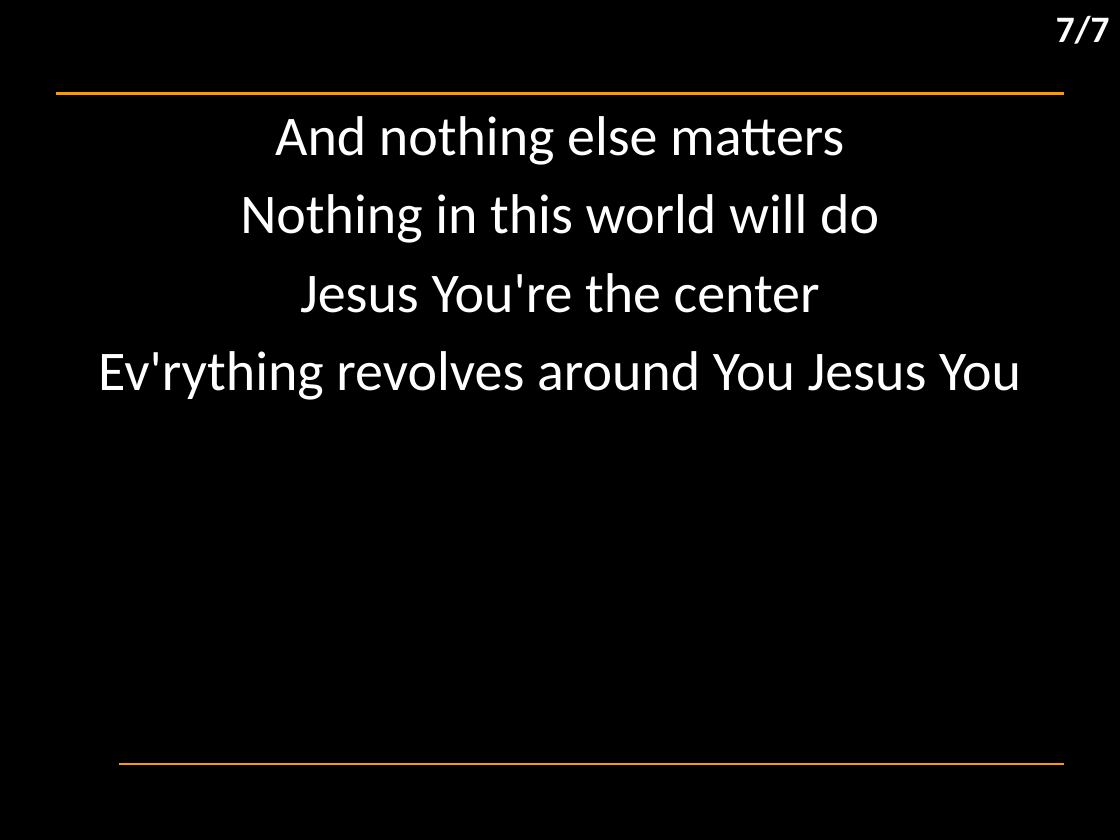
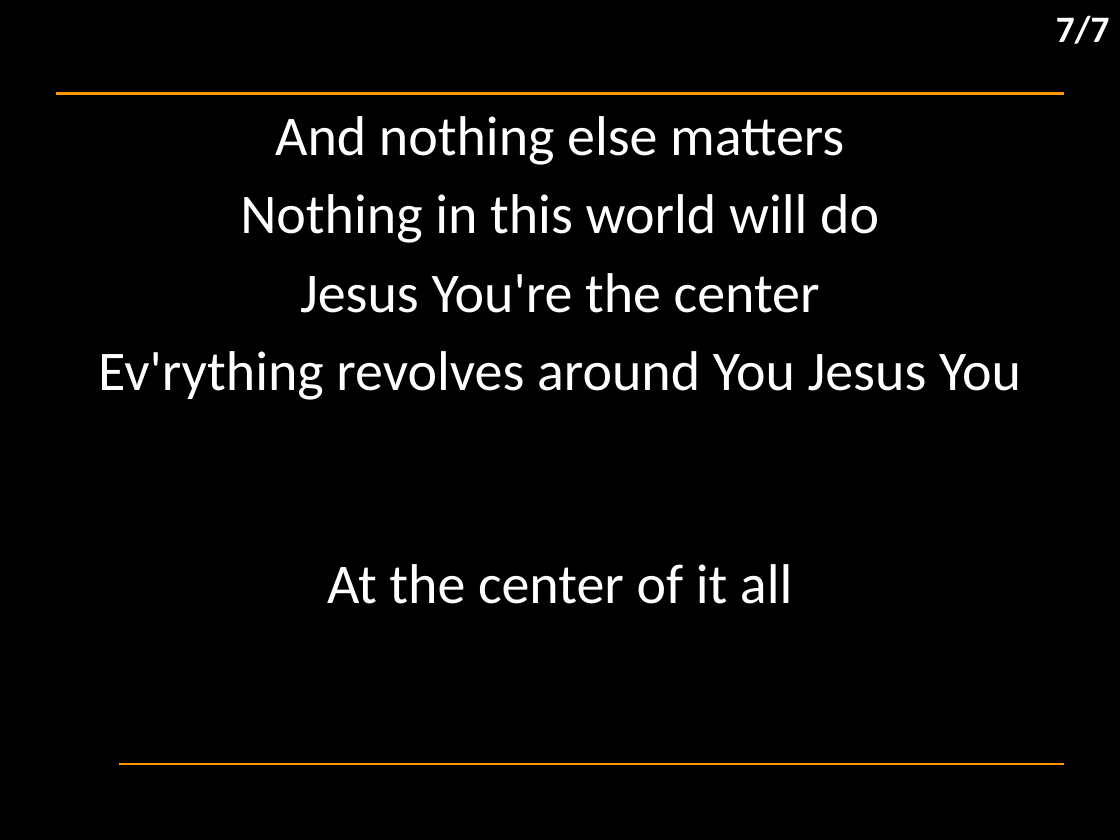
Before and after one commit to hoo-are-ya/worship, a slide deck: slide 8 of docs/songs/jesus at the centre of it all.pptx. Drawn at 1120x840 pixels with LibreOffice and Linux fonts; fonts in the diff are those of the drawing; background and template pictures are left out. Boxes give left, top, right and bottom in pixels: in the first picture for what was removed or moved away, otherwise in the second. Text is boxed around its words. In the diff, an @@ line names an element or a change of style, - is before the commit and + after.

```diff
--- a/docs/songs/jesus at the centre of it all.pptx
+++ b/docs/songs/jesus at the centre of it all.pptx
@@ subtitle at bbox=[327, 564, 792, 604]: paragraph added @@
+At the center of it all
```
Also in this commit, not shown: 1 other slide changed, 3 other files.
